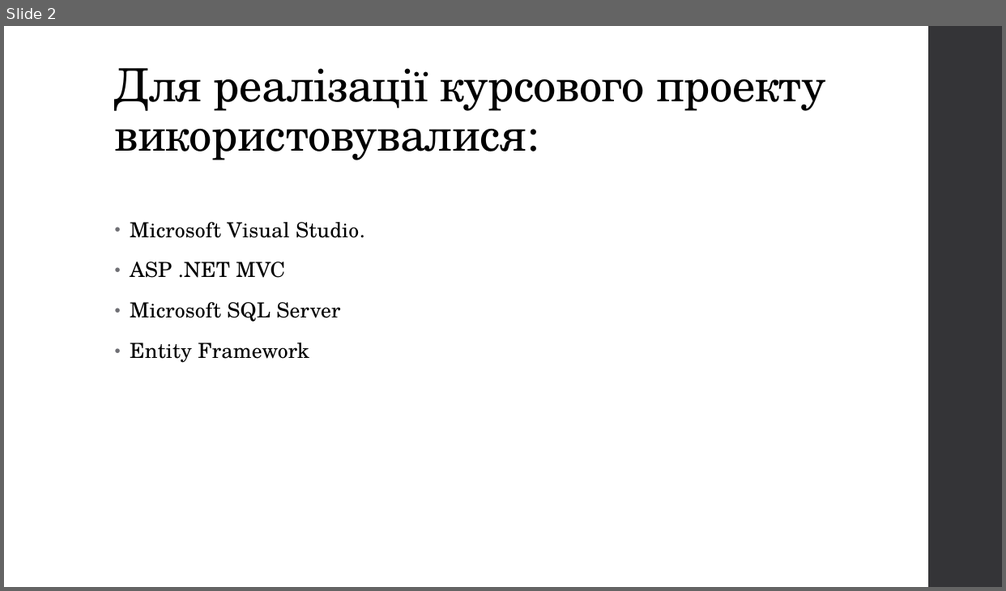
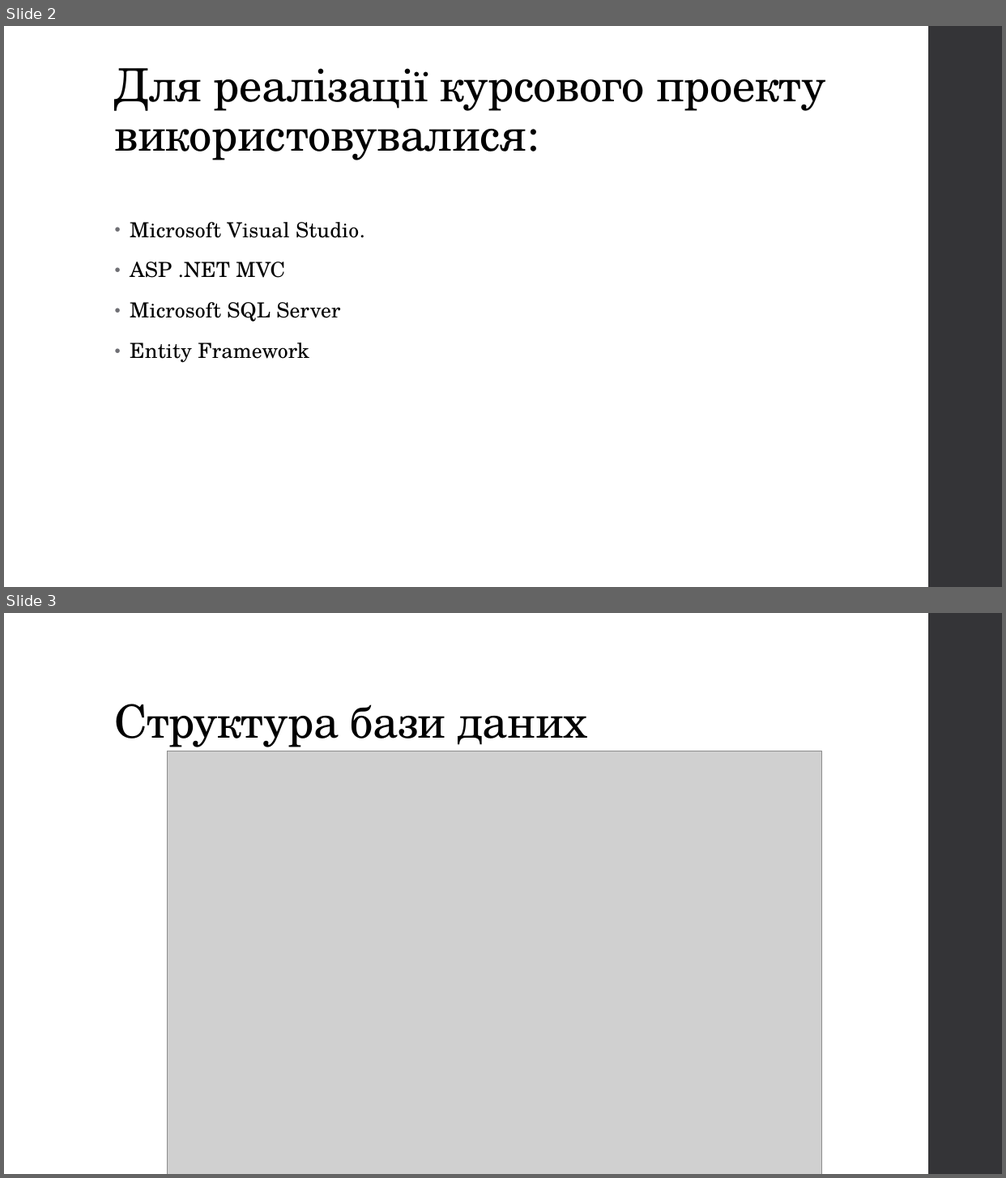
Before and after one commit to EvgeniyKsenich/Kursowa_3_1, a slide deck: z_zvit/kr.pptx. Shown one above the other, each under a label of ours: slide 2 before the commit, slides 2 and 3 after it. The pictures are 1006x591 and 1006x1178 pixels, drawn with LibreOffice and Linux fonts; fonts in the diff are those of the drawing; grey boxes stand for pictures. Boxes give left, top, right and bottom in pixels: in the first picture for what was removed or moved away, otherwise in the second. Text is boxed around its words. In the diff, an @@ line names an element or a change of style, - is before the commit and + after.

```diff
--- a/z_zvit/kr.pptx
+++ b/z_zvit/kr.pptx
@@ slide 3 added at [4,613,1002,1174], background #FFFFFF; not listed: 1 template element that a slide beside it also shows @@
@@ title added at [115,704,588,747], 44 pt, text #000000 @@
+Структура бази даних
@@ picture added at [168,752,822,1174] @@
```
Also in this commit, not shown: 1 slide changed, 3 other slides added, 5 other files.
